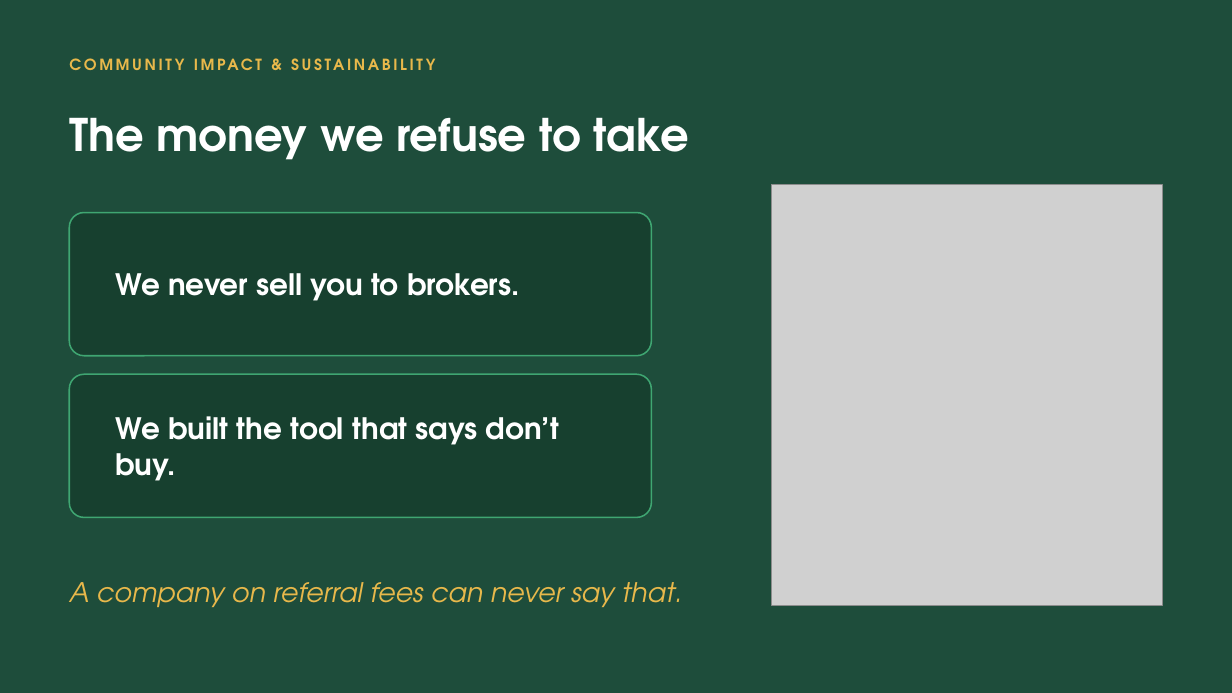
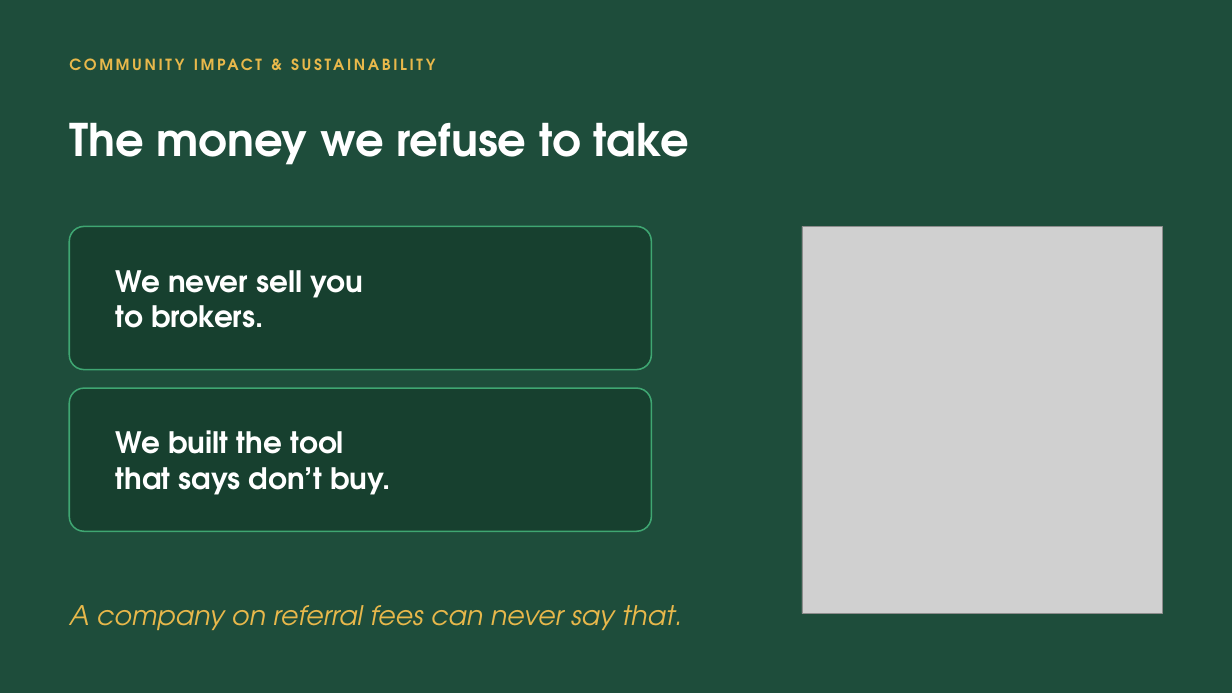
Before and after one commit to jasonmwong603/Claude-Code, a slide deck: slide 8 of apps/keydate/pitch/KeyDate-JCI-Edmonton-CenturyGothic.pptx. Drawn at 1232x693 pixels with LibreOffice and Linux fonts; fonts in the diff are those of the drawing; grey boxes stand for pictures. Boxes give left, top, right and bottom in pixels: in the first picture for what was removed or moved away, otherwise in the second. Text is boxed around its words. In the diff, an @@ line names an element or a change of style, - is before the commit and + after.

```diff
--- a/apps/keydate/pitch/KeyDate-JCI-Edmonton-CenturyGothic.pptx
+++ b/apps/keydate/pitch/KeyDate-JCI-Edmonton-CenturyGothic.pptx
@@ text "The money we refuse to ..." moved from (x1=69, y1=117, x2=689, y2=160) to (x1=69, y1=122, x2=689, y2=165) @@
@@ rounded rectangle moved from (x1=69, y1=213, x2=652, y2=356) to (x1=69, y1=226, x2=652, y2=370) @@
@@ picture resized from (x1=772, y1=185, x2=1163, y2=605) to (x1=802, y1=226, x2=1163, y2=614) @@
@@ text at (x1=115, y1=270, x2=364, y2=328): text changed @@
-We never sell you to brokers.
+We never sell you
+to brokers.
@@ rounded rectangle moved from (x1=69, y1=374, x2=652, y2=518) to (x1=69, y1=388, x2=652, y2=531) @@
@@ text at (x1=115, y1=430, x2=390, y2=495): text changed @@
-We built the tool that says don’t buy.
+We built the tool
+that says don’t buy.
@@ text "A company on referral fees ..." moved from (x1=69, y1=582, x2=683, y2=607) to (x1=69, y1=605, x2=683, y2=630) @@
```
Also in this commit, not shown: 9 other slides changed, 5 other files.
